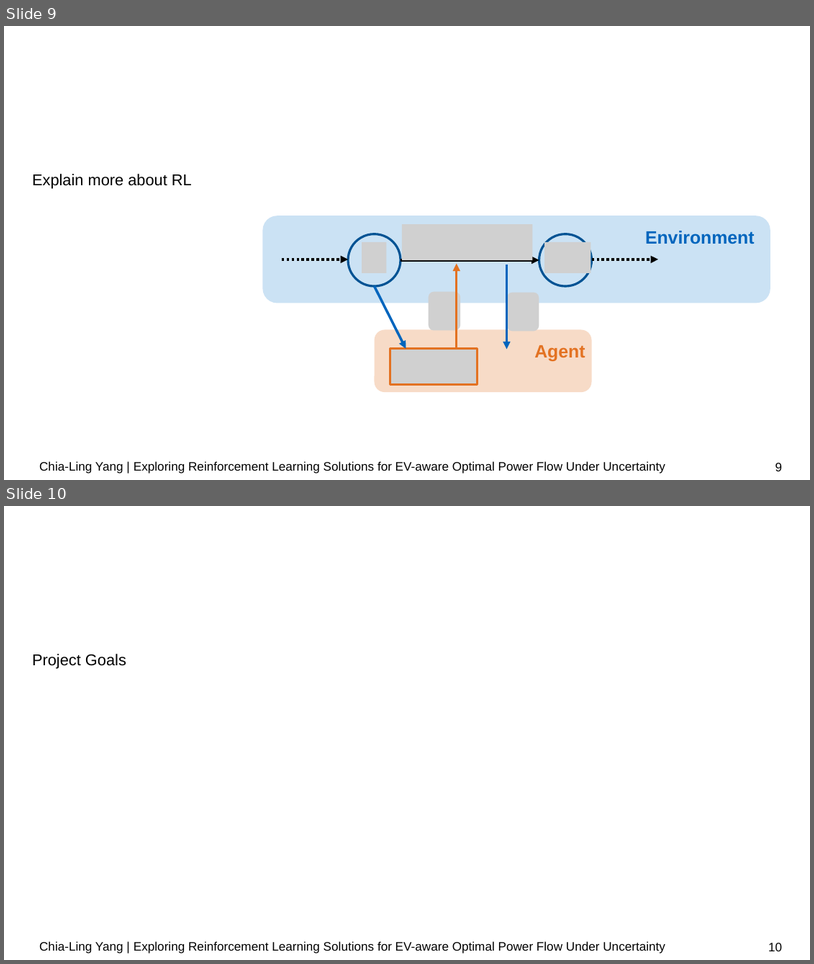
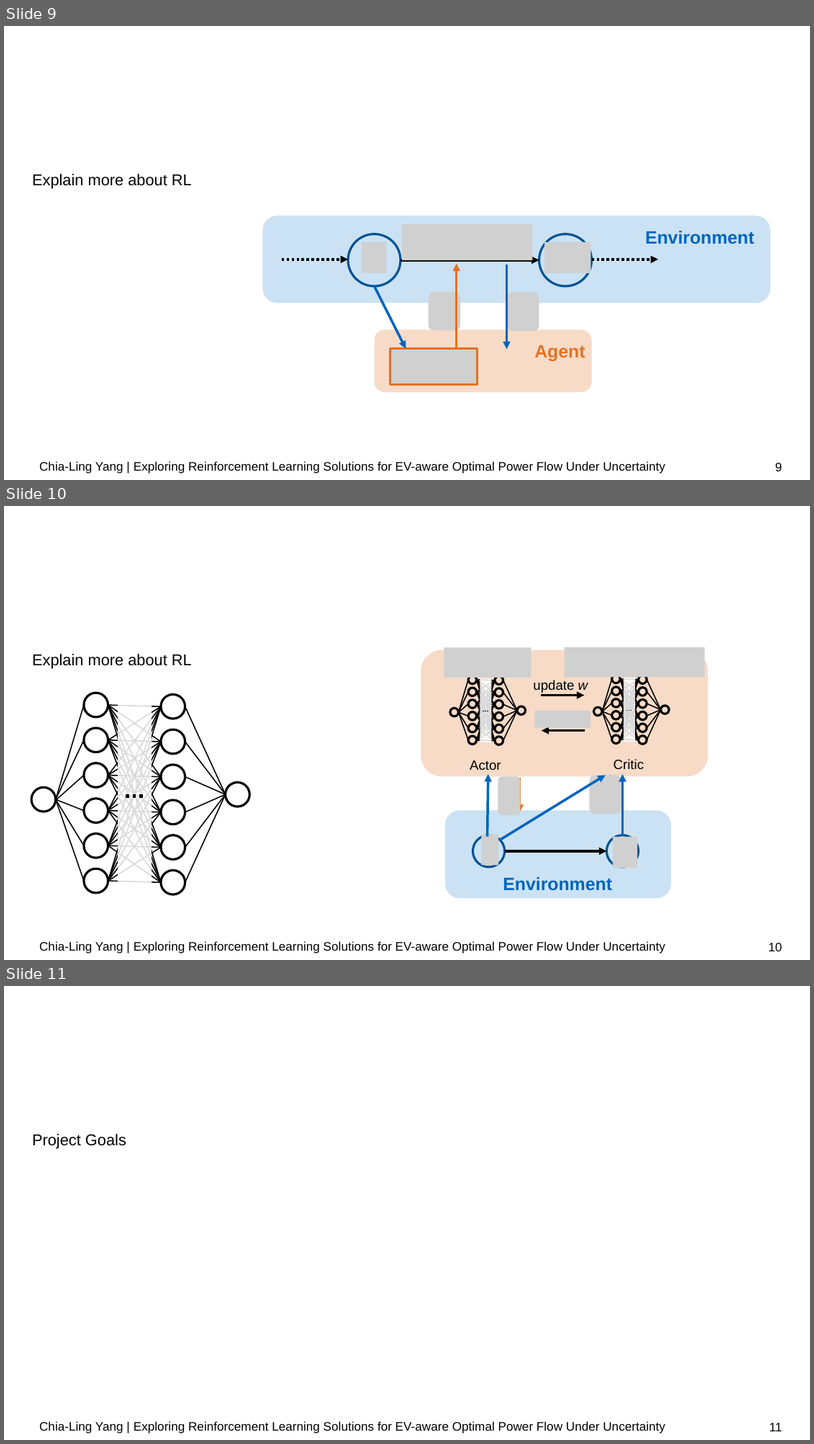
Before and after one commit to chialingyang7718/RL_OPF_EVaware, a slide deck: Mid-term Presentation.pptx. Shown one above the other, each under a label of ours: slides 9 and 10 before the commit, slides 9, 10 and 11 after it. The pictures are 814x964 and 814x1444 pixels, drawn with LibreOffice and Linux fonts; fonts in the diff are those of the drawing; grey boxes stand for pictures; background and template pictures are left out. Boxes give left, top, right and bottom in pixels: in the first picture for what was removed or moved away, otherwise in the second. Text is boxed around its words. In the diff, an @@ line names an element or a change of style, - is before the commit and + after.

```diff
--- a/Mid-term Presentation.pptx
+++ b/Mid-term Presentation.pptx
@@ slide 10 added at <box>4,506,810,960</box>, background #FFFFFF @@
@@ text added at <box>32,654,192,669</box>, 14 pt, text #000000 @@
+Explain more about RL
@@ group added at <box>413,633,718,915</box>: 98 lines, 30 ellipses, 8 arrows, 7 pictures, 4 texts, 3 rectangles, 2 rounded rectangles @@
+Actor
+Critic
+Environment
+update w
@@ group added at <box>31,693,250,894</box>: 49 lines, 14 ellipses, 1 rectangle @@
@@ text added at <box>39,941,666,953</box>, 11 pt, text #000000 @@
+Chia-Ling Yang | Exploring Reinforcement Learning Solutions for EV-aware Optimal Power Flow Under Uncertainty
@@ page number added at <box>769,942,782,951</box>, 11 pt, text #000000 @@
+10
@@ what was slide 10 is now slide 11 @@
@@ page number at <box>769,1422,782,1431</box>: text changed @@
-10
+11
```
Also in this commit, not shown: 2 other files.
